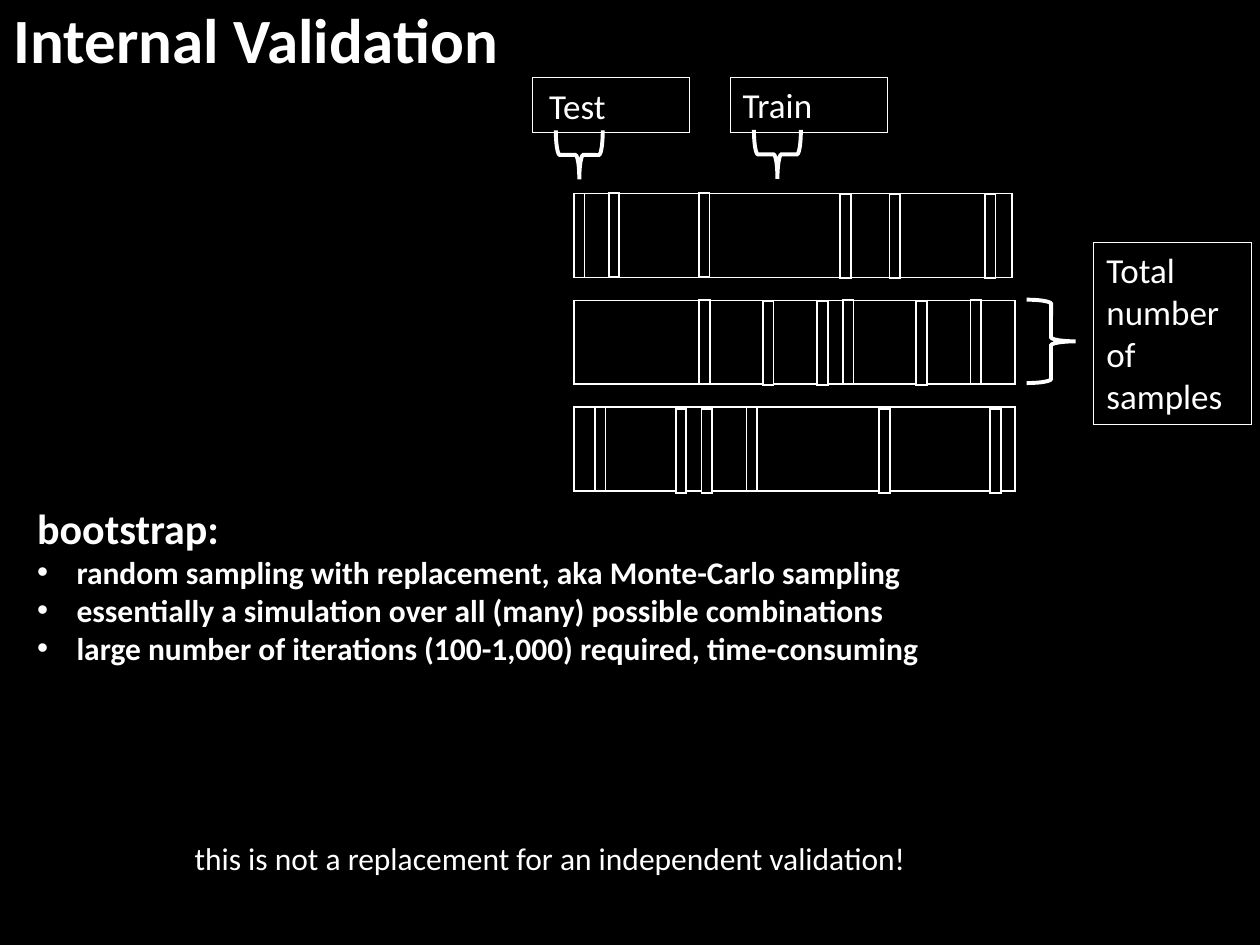
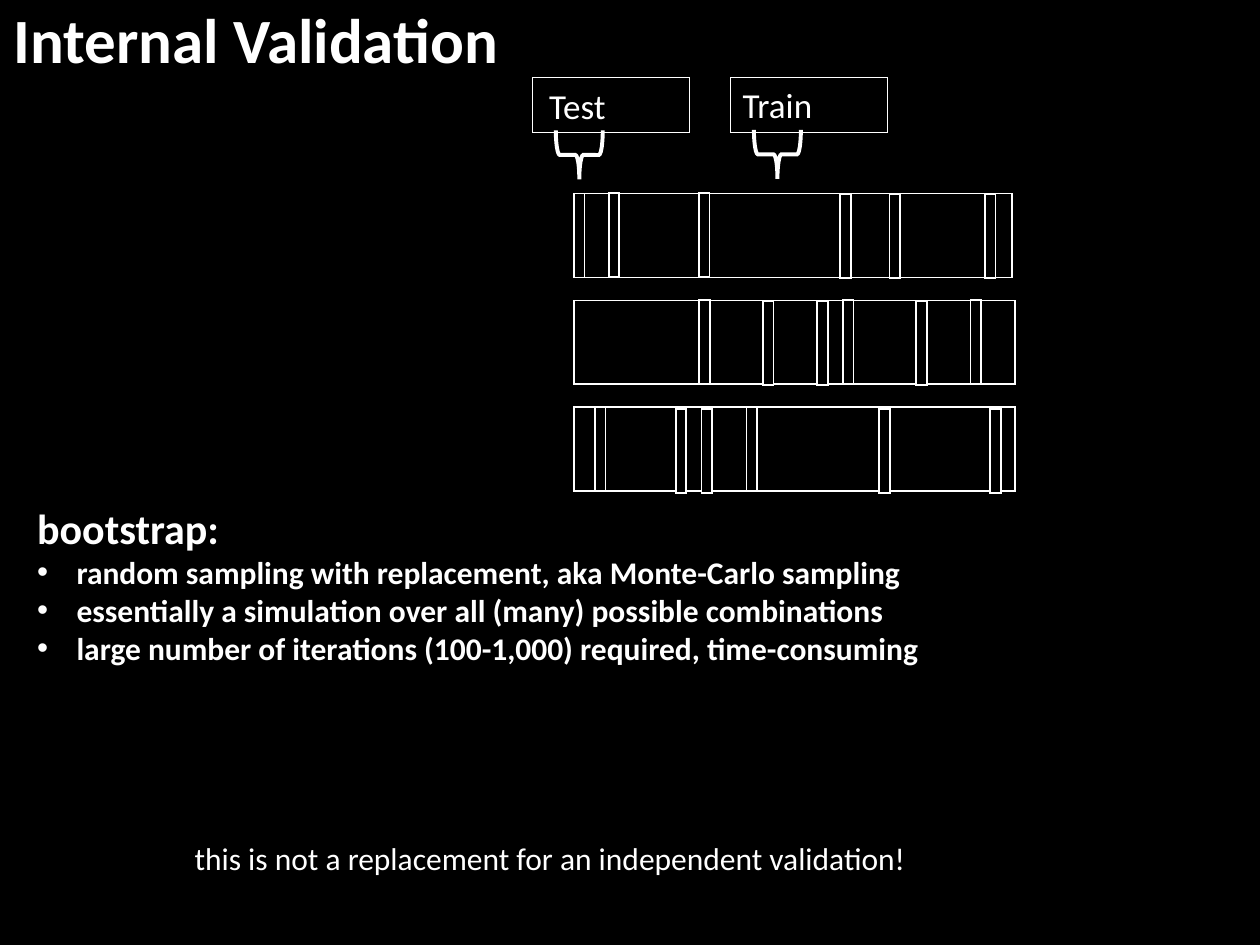
Before and after one commit to ncss-tech/stats_for_soil_survey, a slide deck: slide 15 of presentations/9_uncert_validation/9. Uncertainty_and_Validation_Beaudette.pptx (slide 16 before the commit). Drawn at 1260x945 pixels with LibreOffice and Linux fonts; fonts in the diff are those of the drawing. Boxes give left, top, right and bottom in pixels: in the first picture for what was removed or moved away, otherwise in the second. Text is boxed around its words. In the diff, an @@ line names an element or a change of style, - is before the commit and + after.

```diff
--- a/presentations/9_uncert_validation/9. Uncertainty_and_Validation_Beaudette.pptx
+++ b/presentations/9_uncert_validation/9. Uncertainty_and_Validation_Beaudette.pptx
@@ rectangle removed at <box>1094,243,1251,426</box> @@
-Total number of samples
@@ right brace removed at <box>1027,300,1076,383</box> @@
```
Also in this commit, not shown: 3 other slides changed, 1 other file.
